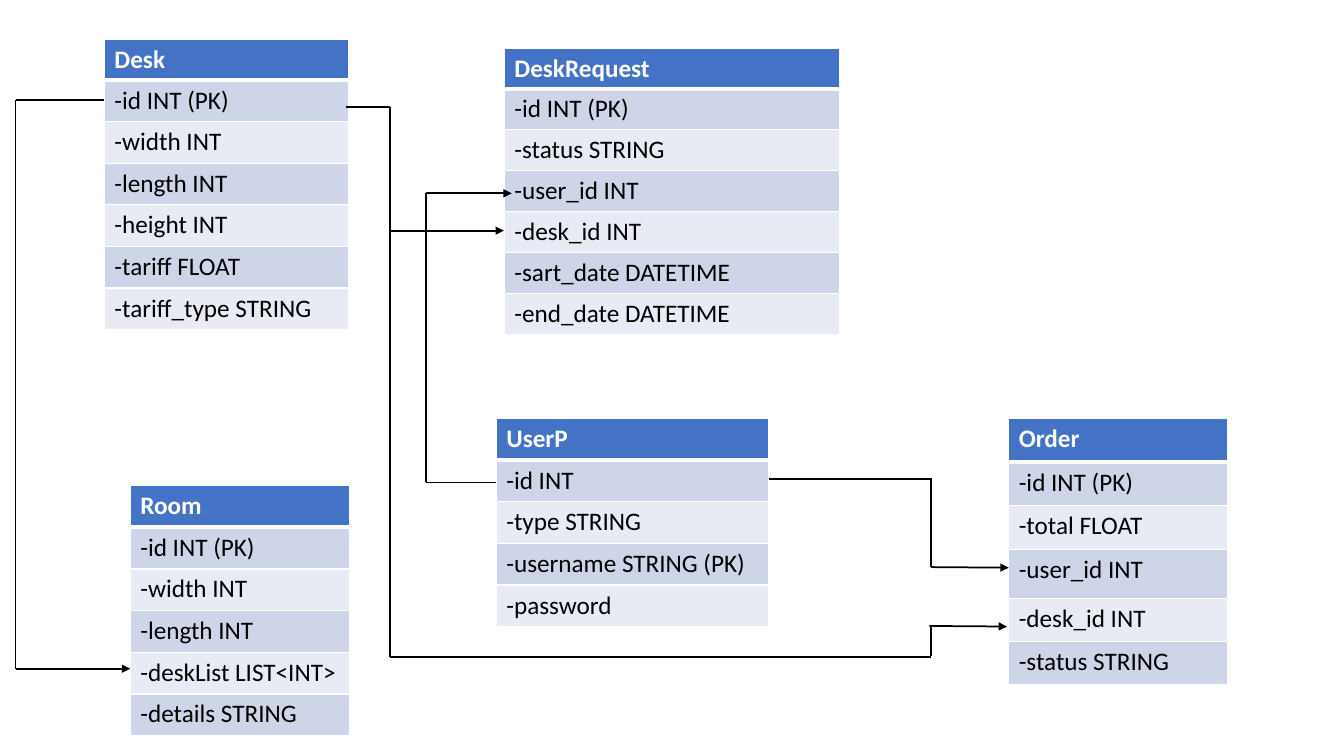
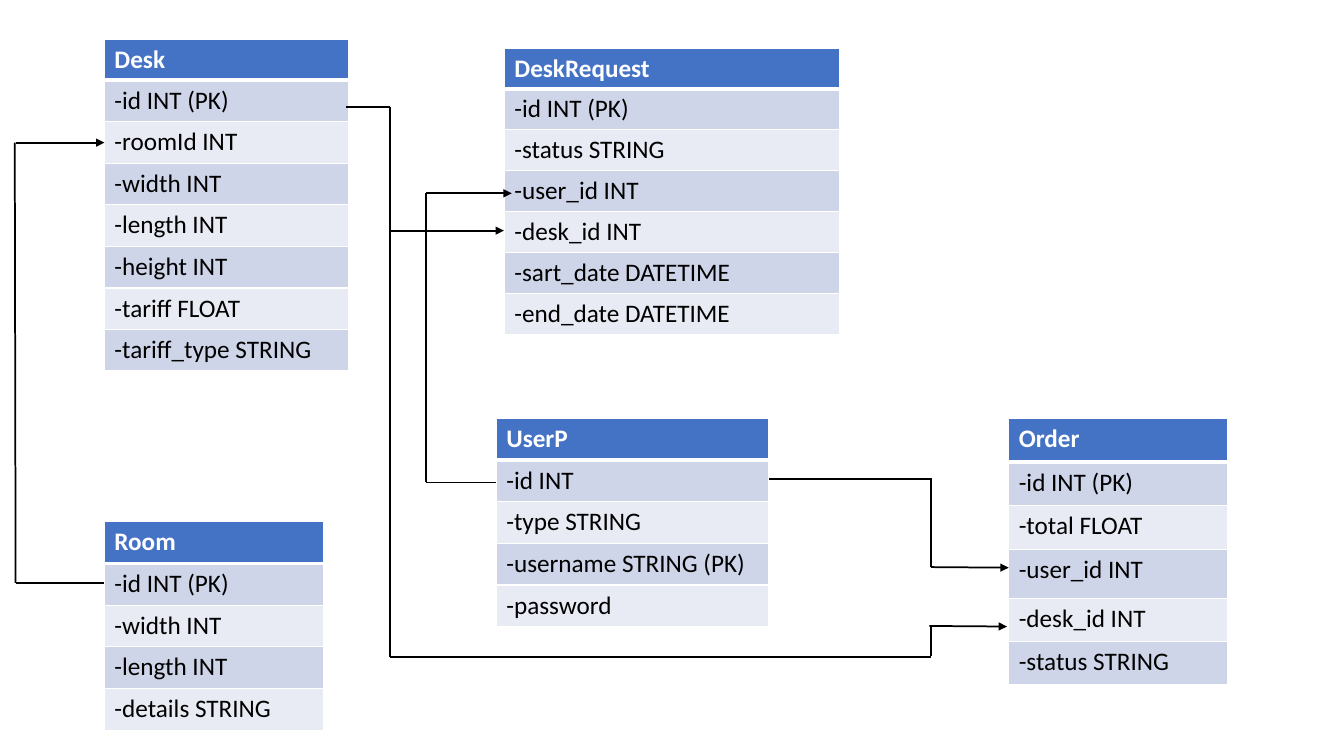
Before and after one commit to BogdanNP/Coworking-Spaces-API, a slide deck: slide 1 of Presentation1.pptx. Drawn at 1344x756 pixels with LibreOffice and Linux fonts; fonts in the diff are those of the drawing. Boxes give left, top, right and bottom in pixels: in the first picture for what was removed or moved away, otherwise in the second. Text is boxed around its words. In the diff, an @@ line names an element or a change of style, - is before the commit and + after.

```diff
--- a/Presentation1.pptx
+++ b/Presentation1.pptx
@@ table at box(105, 39, 349, 371) @@
+row 3: -roomId INT
@@ line moved from (15, 100) - (15, 668) to (15, 143) - (15, 583) @@
@@ arrow moved from (15, 668) - (130, 668) to (15, 143) - (105, 143) @@
@@ table at box(105, 522, 324, 731) @@
-row 5: -deskList LIST<INT>
@@ table: place and size @@
-table at box(130, 486, 349, 736)
+table at box(105, 522, 324, 731)
@@ line moved from (15, 100) - (105, 100) to (15, 583) - (105, 583) @@
```
Also in this commit, not shown: 1 other file.
